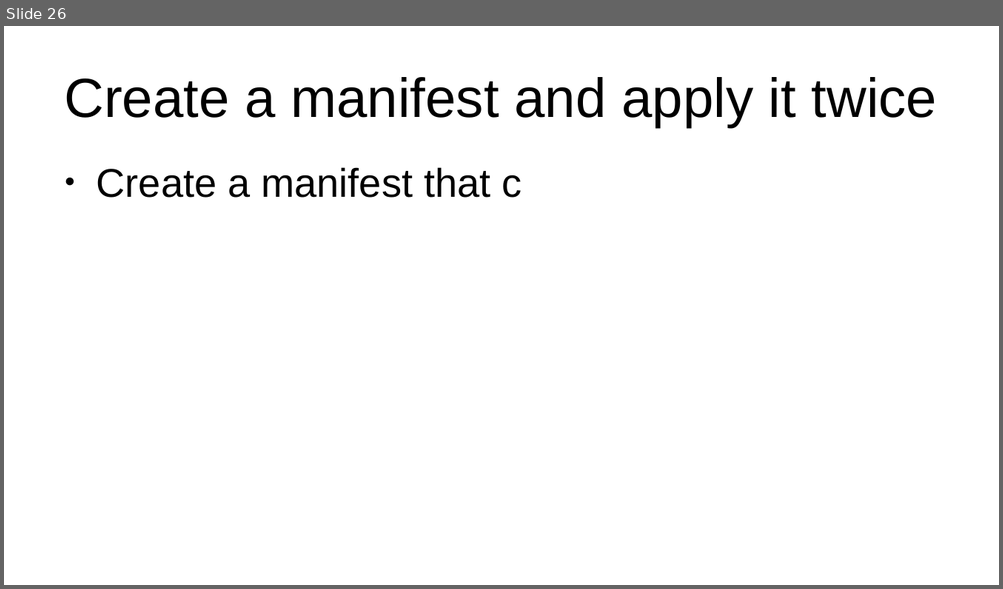
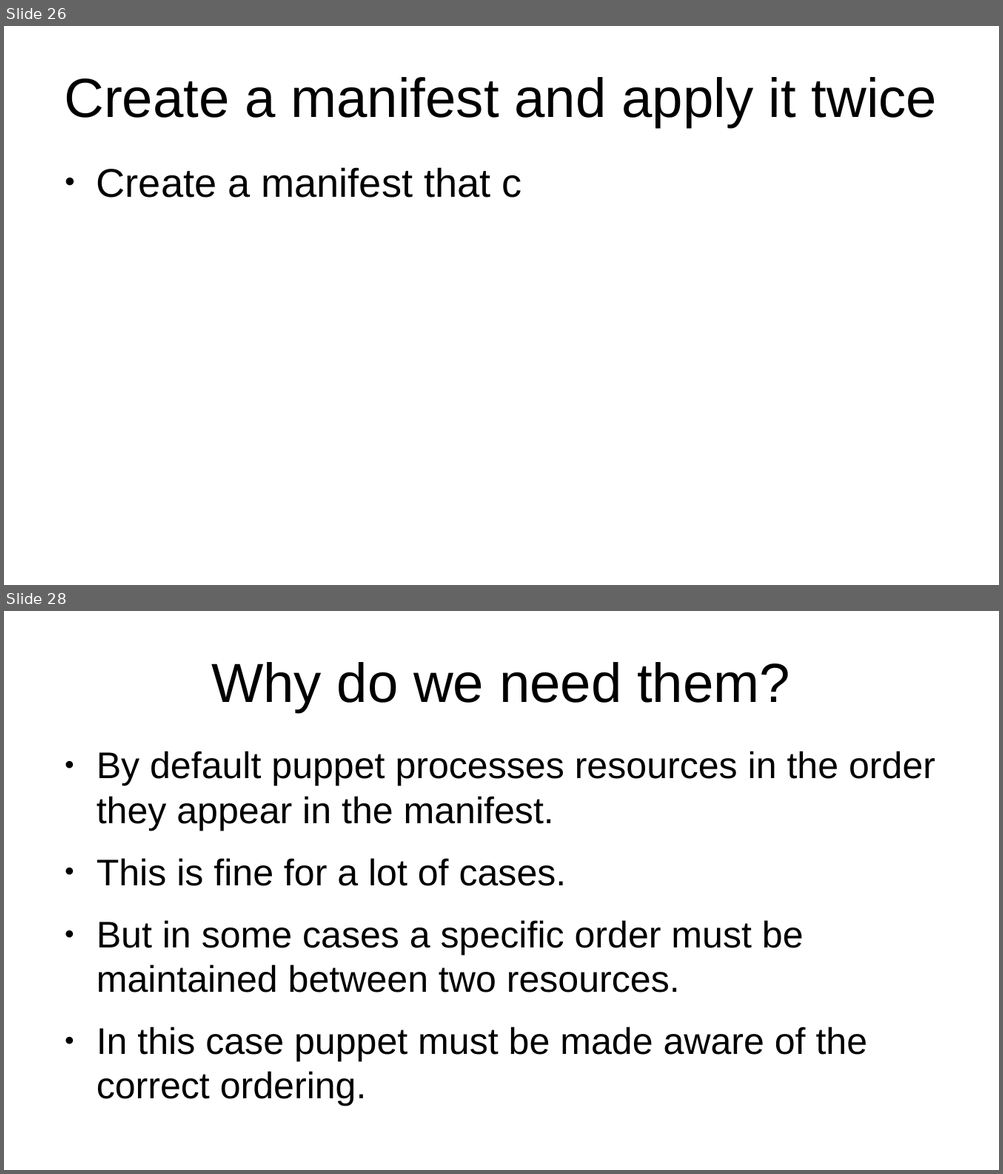
Before and after one commit to veltzer/teaching-puppet, a slide deck: slides.odp. Shown one above the other, each under a label of ours: slide 26 before the commit, slides 26 and 28 after it; the slides between them are not shown. The pictures are 1003x589 and 1003x1174 pixels, drawn with LibreOffice and Linux fonts; fonts in the diff are those of the drawing. Boxes give left, top, right and bottom in pixels: in the first picture for what was removed or moved away, otherwise in the second. Text is boxed around its words. In the diff, an @@ line names an element or a change of style, - is before the commit and + after.

```diff
--- a/slides.odp
+++ b/slides.odp
@@ slide 28 added at box(4, 611, 999, 1170), background #FFFFFF @@
@@ title added at box(211, 662, 790, 712), 44 pt, text #000000 @@
+Why do we need them?
@@ text added at box(96, 751, 935, 1062), 29.6 pt, text #000000 @@
+● By default puppet processes resources in the order they appear in the manifest.
+● This is fine for a lot of cases.
+● But in some cases a specific order must be maintained between two resources.
+● In this case puppet must be made aware of the correct ordering.
```
Also in this commit, not shown: 2 other slides added, 1 slide removed, 5 other files.
